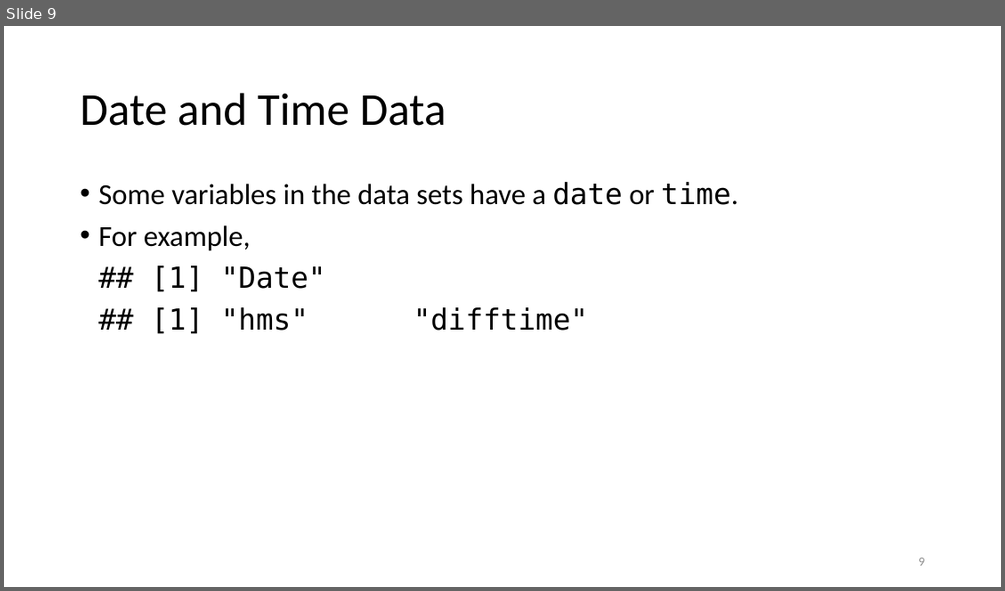
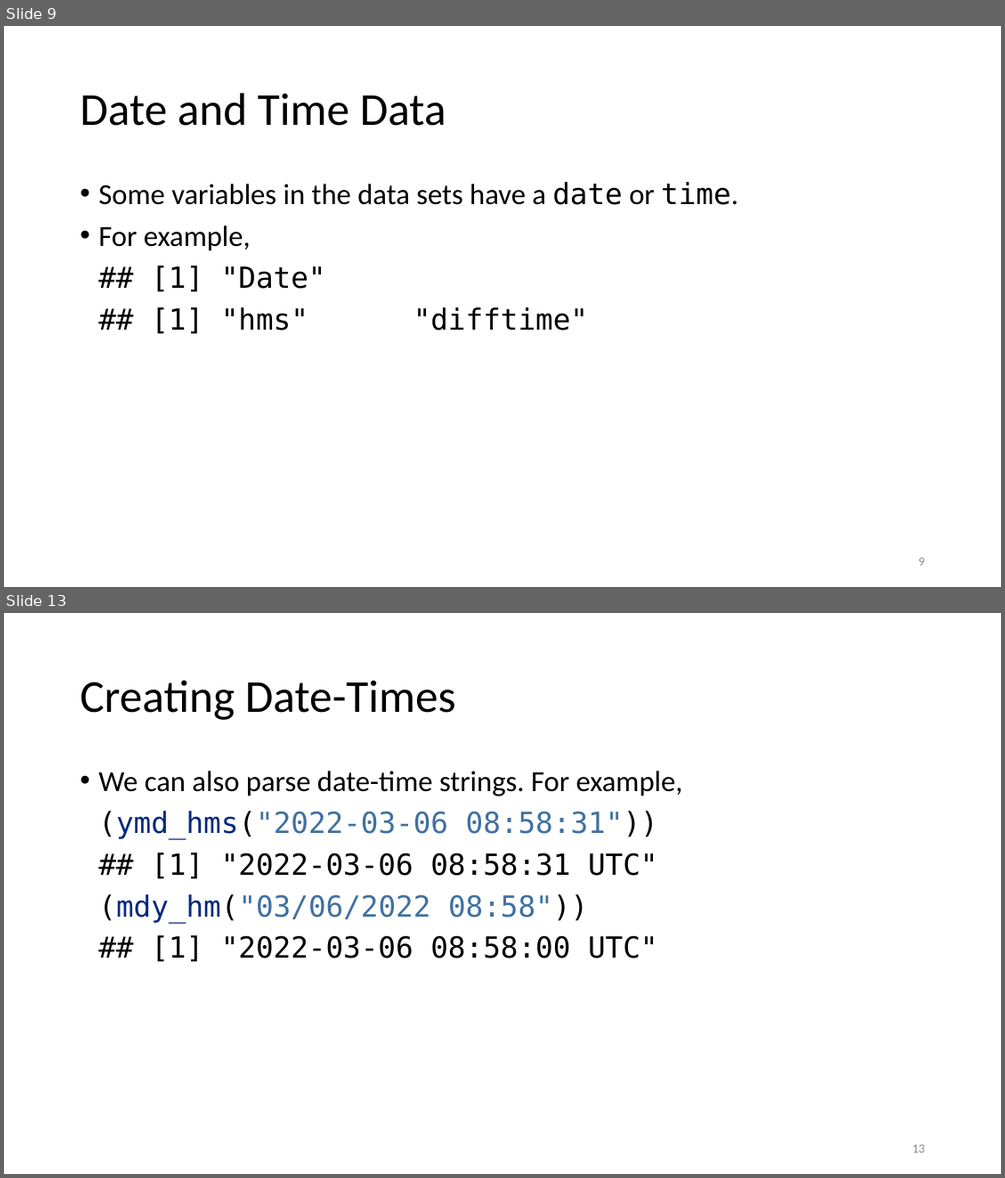
Before and after one commit to jmgraham30/SWBmodules, a slide deck: slides/dates_times_with_r.pptx. Shown one above the other, each under a label of ours: slide 9 before the commit, slides 9 and 13 after it; the slides between them are not shown. The pictures are 1005x591 and 1005x1178 pixels, drawn with LibreOffice and Linux fonts; fonts in the diff are those of the drawing. Boxes give left, top, right and bottom in pixels: in the first picture for what was removed or moved away, otherwise in the second. Text is boxed around its words. In the diff, an @@ line names an element or a change of style, - is before the commit and + after.

```diff
--- a/slides/dates_times_with_r.pptx
+++ b/slides/dates_times_with_r.pptx
@@ slide 13 added at (4, 613, 1001, 1174), background #FFFFFF @@
@@ title added at (80, 680, 456, 720), 44 pt, text #000000 @@
+Creating Date-Times
@@ text added at (98, 771, 683, 962), 28 pt, text #000000 @@
+• We can also parse date-time strings. For example,
+(ymd_hms("2022-03-06 08:58:31"))
+## [1] "2022-03-06 08:58:31 UTC"
+(mdy_hm("03/06/2022 08:58"))
+## [1] "2022-03-06 08:58:00 UTC"
@@ page number added at (912, 1144, 924, 1152), 12 pt, text #8C8C8C @@
+13
```
Also in this commit, not shown: 2 slides changed, 4 other slides added, 4 slides removed, 2 other files.
